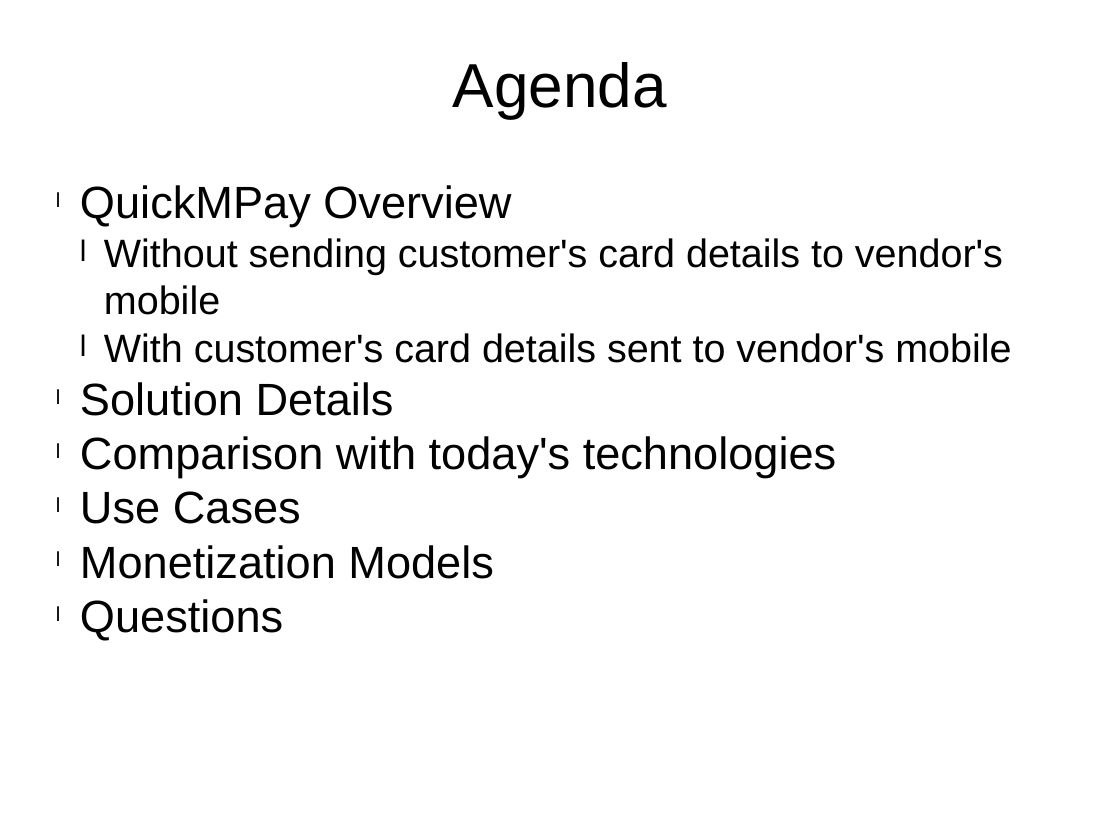
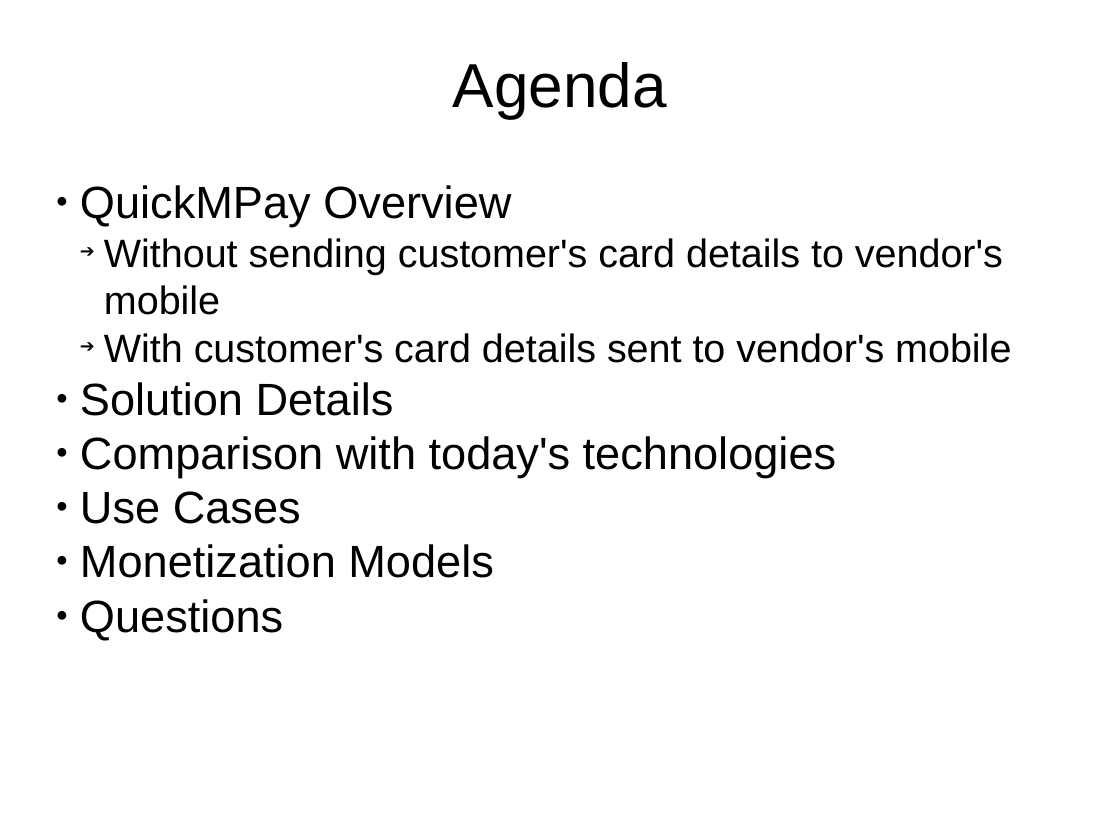
Before and after one commit to klonikar/klonikar.github.io, a slide deck: slide 2 of QuickMPay.pptx. Drawn at 1120x840 pixels with LibreOffice and Linux fonts; fonts in the diff are those of the drawing. Boxes give left, top, right and bottom in pixels: in the first picture for what was removed or moved away, otherwise in the second. Text is boxed around its words. In the diff, an @@ line names an element or a change of style, - is before the commit and + after.

```diff
--- a/QuickMPay.pptx
+++ b/QuickMPay.pptx
@@ text "QuickMPay Overview" at [80, 185, 1011, 640]: bullet l to ●; bullet l to ➔ @@
```
Also in this commit, not shown: 6 other slides changed.
